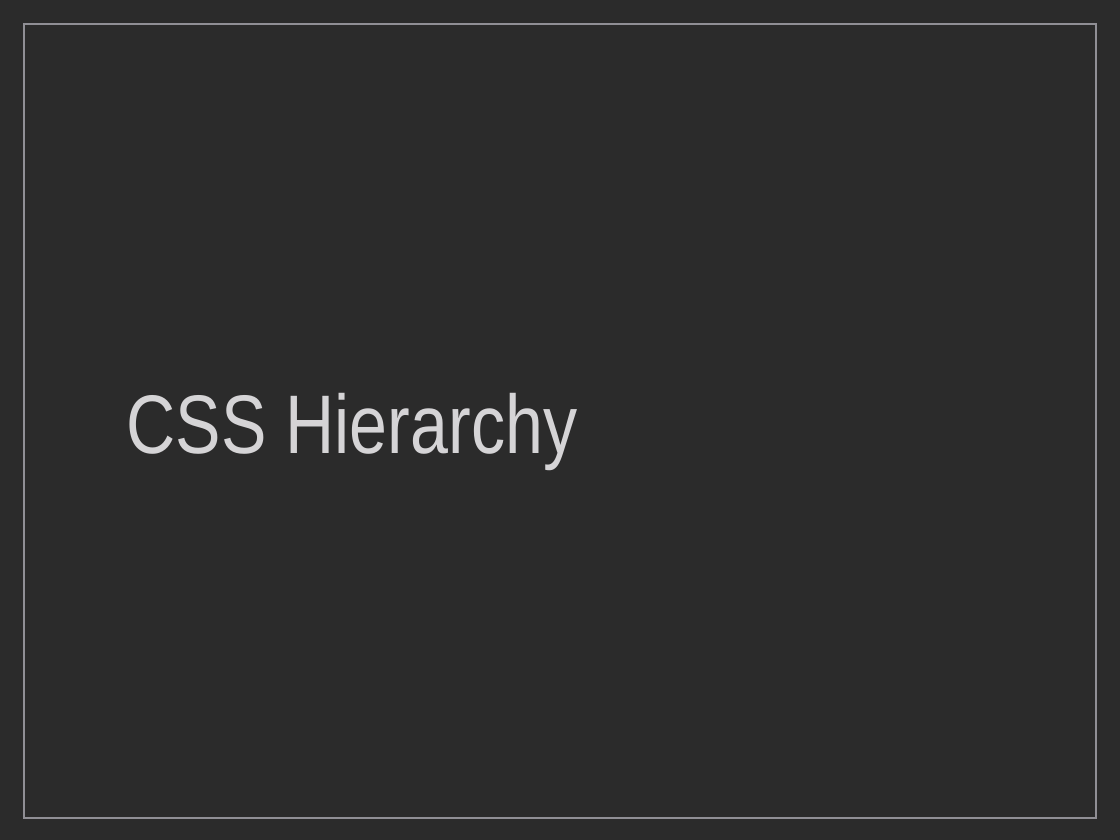
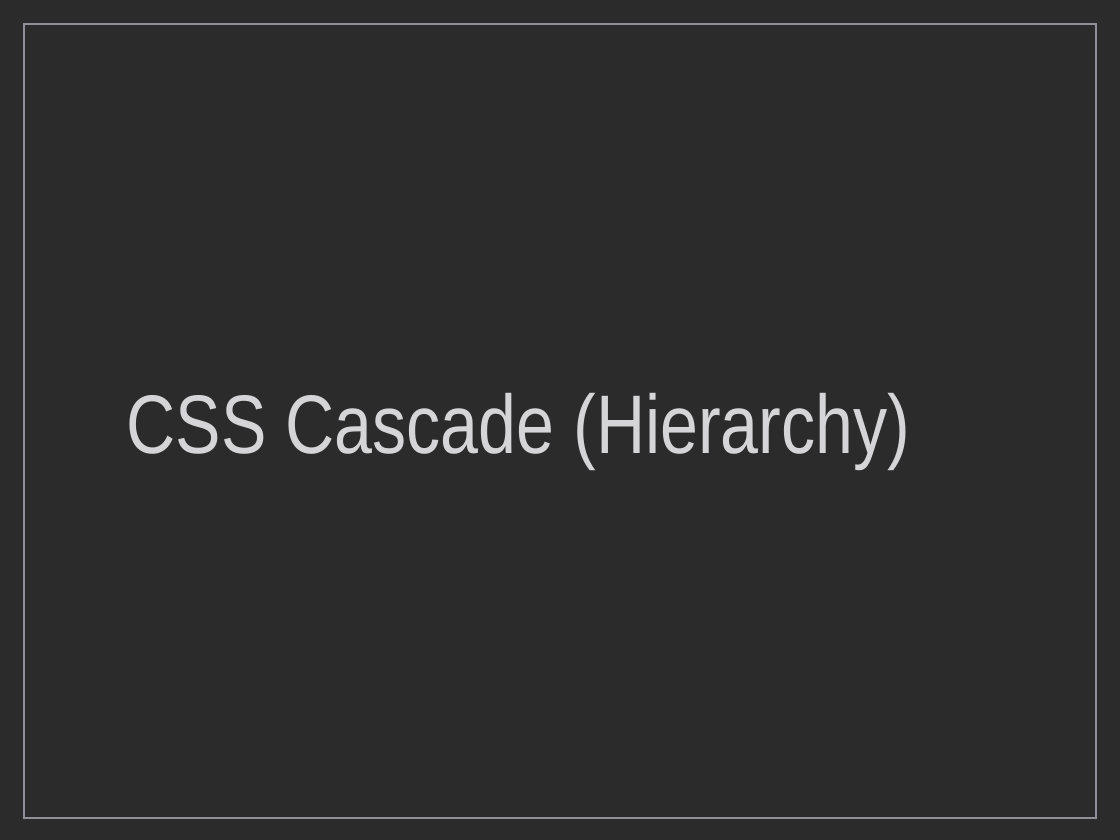
Before and after one commit to markdodgson/markdodgson-mohawk, a slide deck: slide 30 of images/keynotes/Week4_Keynote.ppt (slide 27 before the commit). Drawn at 1120x840 pixels with LibreOffice and Linux fonts; fonts in the diff are those of the drawing; background and template pictures are left out; a plain dark background stands for a picture behind light text. Boxes give left, top, right and bottom in pixels: in the first picture for what was removed or moved away, otherwise in the second. Text is boxed around its words. In the diff, an @@ line names an element or a change of style, - is before the commit and + after.

```diff
--- a/images/keynotes/Week4_Keynote.ppt
+++ b/images/keynotes/Week4_Keynote.ppt
@@ title at [127, 393, 911, 468]: text changed @@
-CSS Hierarchy
+CSS Cascade (Hierarchy)
```
Also in this commit, not shown: 19 other slides changed, 7 slides added, 3 slides removed, 42 other files.
